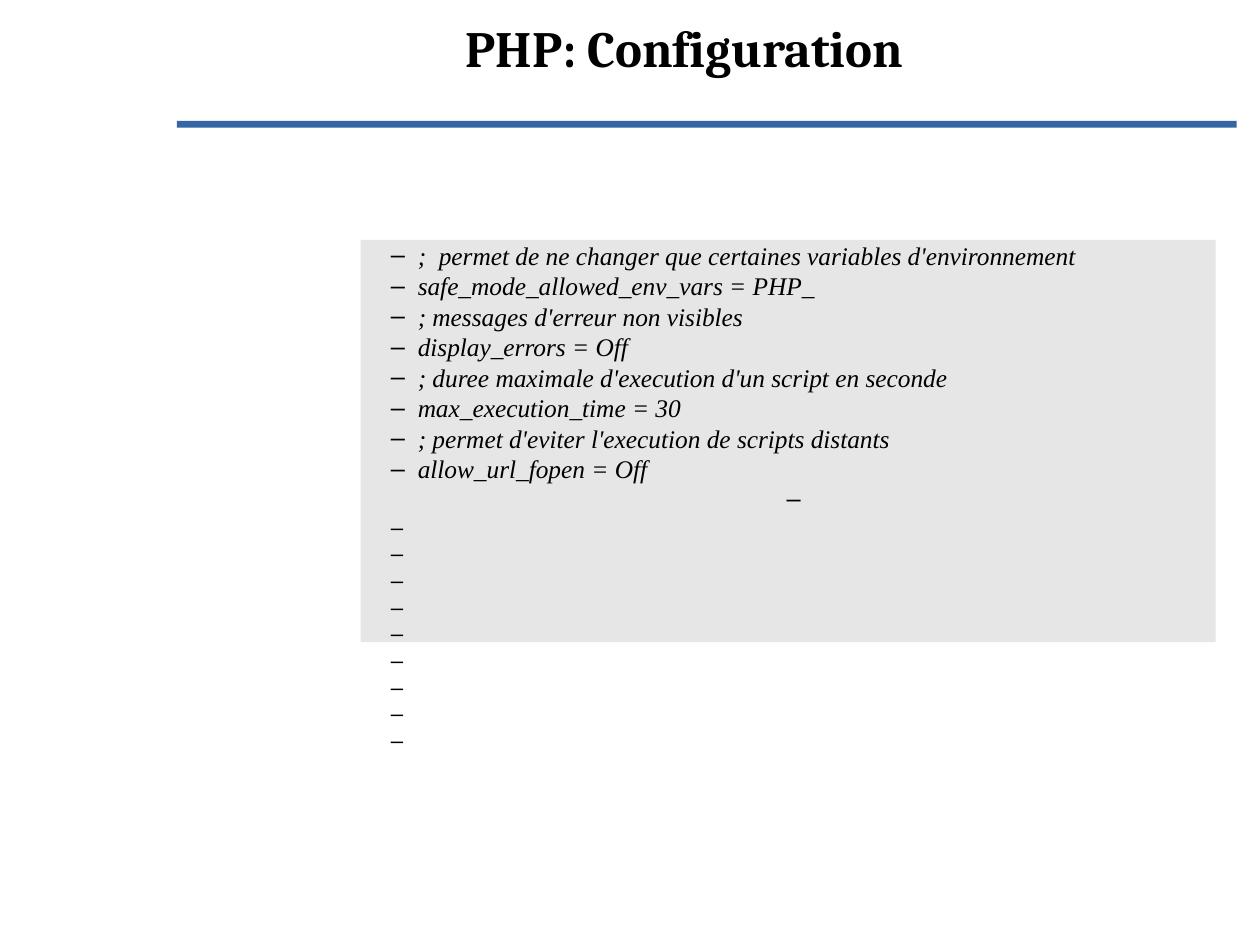
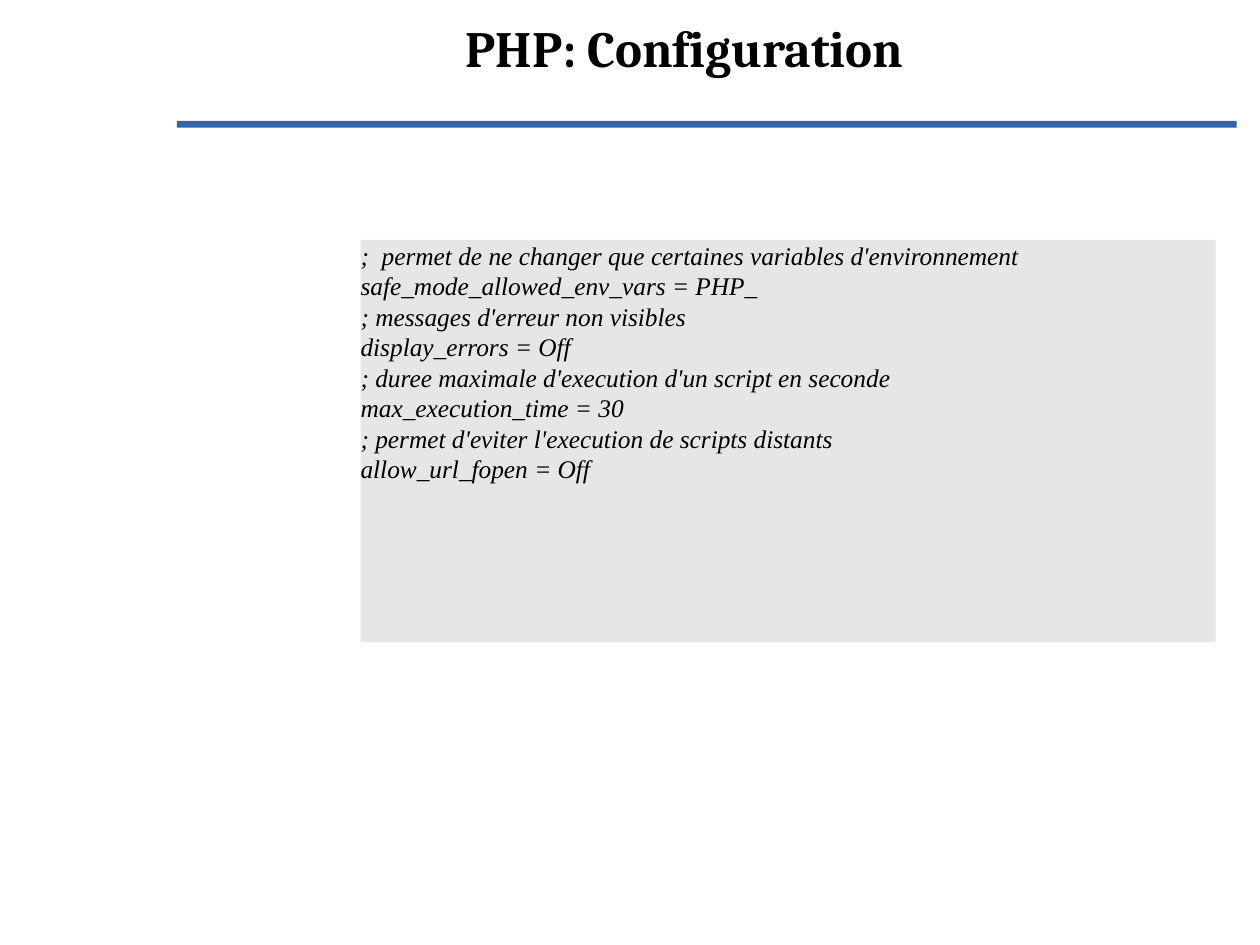
Before and after one commit to Evolix/evoformations, a slide deck: slide 8 of slides/php.odp. Drawn at 1260x945 pixels with LibreOffice and Linux fonts; fonts in the diff are those of the drawing; background and template pictures are left out. Boxes give left, top, right and bottom in pixels: in the first picture for what was removed or moved away, otherwise in the second. Text is boxed around its words. In the diff, an @@ line names an element or a change of style, - is before the commit and + after.

```diff
--- a/slides/php.odp
+++ b/slides/php.odp
@@ rectangle "; permet de ne changer ..." at (361, 240, 1217, 643): bullet – to none; list level 2 to 1 in "; permet de ne changer ..."; list level 2 to 1 in "safe_mode_allowed_env_vars = PHP_"; list level 2 to 1 in "; messages d'erreur non visibles"; list level 2 to 1 in "display_errors = Off"; list level 2 to 1 in "; duree maximale d'execution d'un ..."; list level 2 to 1 in "max_execution_time = 30"; list level 2 to 1 in "; permet d'eviter l'execution de ..."; list level 2 to 1 in "allow_url_fopen = Off" @@
```
Also in this commit, not shown: 10 other slides changed, 3 slides added, 2 other files.
